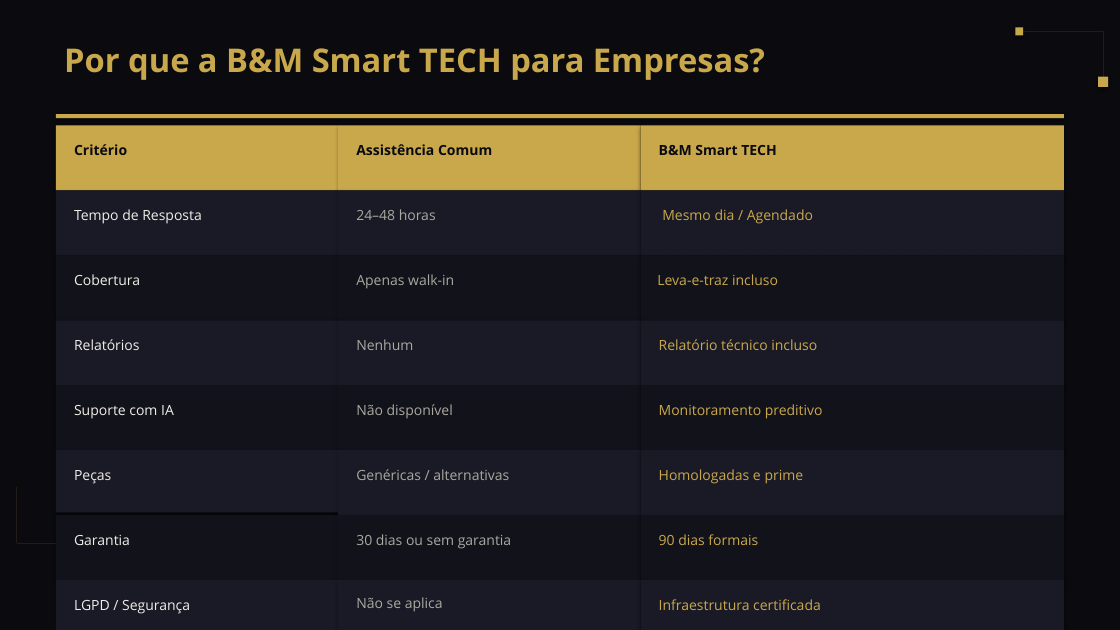
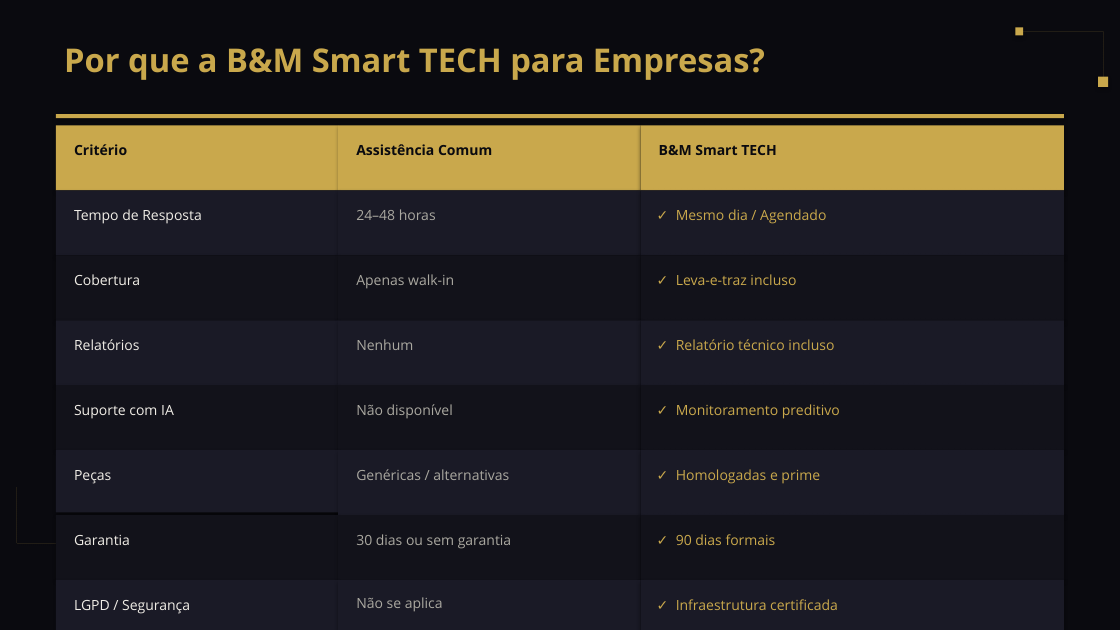
Before and after one commit to AGLz/agl-hostman, a slide deck: slide 11 of projects/B_M/Apresentação Empresas Sro Paulo.pptx. Drawn at 1120x630 pixels with LibreOffice and Linux fonts; fonts in the diff are those of the drawing. Boxes give left, top, right and bottom in pixels: in the first picture for what was removed or moved away, otherwise in the second. Text is boxed around its words. In the diff, an @@ line names an element or a change of style, - is before the commit and + after.

Commit message:
docs(projects): atualiza apresentação B_M e ignora backups locais
Atualiza o PPTX de São Paulo e adiciona .gitignore em projects/B_M para não versionar ficheiros *.bak.

```diff
--- a/projects/B_M/Apresentação Empresas Sro Paulo.pptx
+++ b/projects/B_M/Apresentação Empresas Sro Paulo.pptx
@@ text at box(676, 209, 826, 224): text changed @@
-Mesmo dia / Agendado
+✓ Mesmo dia / Agendado
@@ text at box(676, 274, 796, 285): text changed @@
-Leva-e-traz incluso
+✓ Leva-e-traz incluso
@@ text at box(676, 339, 834, 350): text changed @@
-Relatório técnico incluso
+✓ Relatório técnico incluso
@@ text at box(676, 404, 840, 419): text changed @@
-Monitoramento preditivo
+✓ Monitoramento preditivo
@@ text at box(676, 469, 820, 484): text changed @@
-Homologadas e prime
+✓ Homologadas e prime
@@ text at box(676, 534, 776, 545): text changed @@
-90 dias formais
+✓ 90 dias formais
@@ text at box(676, 599, 838, 610): text changed @@
-Infraestrutura certificada
+✓ Infraestrutura certificada
```
Also in this commit, not shown: 1 other file.
